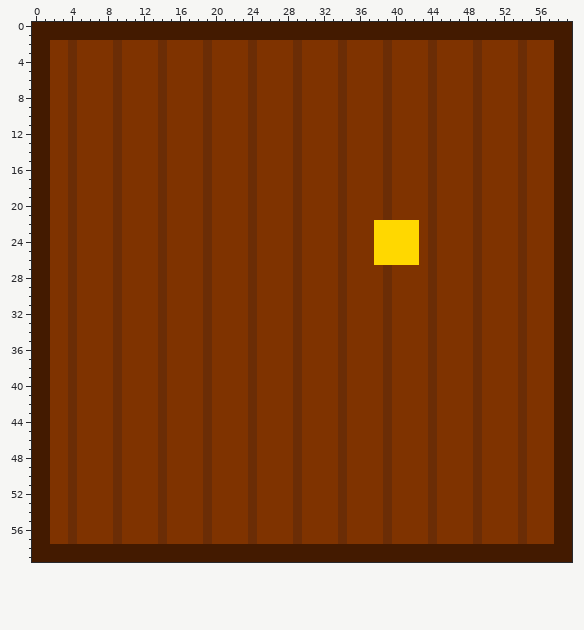
A pixel-art sprite gets an edit: Images/door.png. Above is the file before it was changed.
The file is 60x60 pixels.
After:
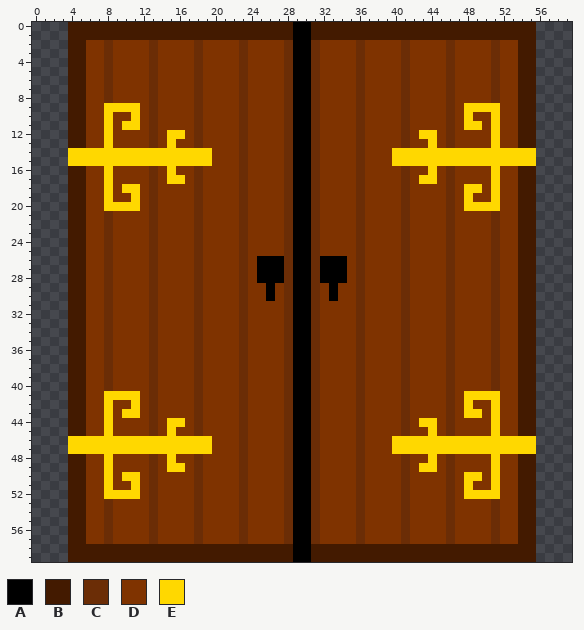
Palette (. is transparent): A #000000  B #431a00  C #6b2d06  D #7f3300  E #ffd800
From old to new:
Changed rows in their new state; - is an unchanged pixel.
first column x 0:
 0 ....-------------------------AA-------------------------....
 1 ....-------------------------AA-------------------------....
 2 ....BB--CD---CD---CD---CD---CAAC--D-C--D-C--D-C--D-C--BB....
 3 ....BB--CD---CD---CD---CD---CAAC--D-C--D-C--D-C--D-C--BB....
 4 ....BB--CD---CD---CD---CD---CAAC--D-C--D-C--D-C--D-C--BB....
 5 ....BB--CD---CD---CD---CD---CAAC--D-C--D-C--D-C--D-C--BB....
 6 ....BB--CD---CD---CD---CD---CAAC--D-C--D-C--D-C--D-C--BB....
 7 ....BB--CD---CD---CD---CD---CAAC--D-C--D-C--D-C--D-C--BB....
 8 ....BB--CD---CD---CD---CD---CAAC--D-C--D-C--D-C--D-C--BB....
 9 ....BB--EEEE-CD---CD---CD---CAAC--D-C--D-C--D-C-EEEE--BB....
10 ....BB--ED-E-CD---CD---CD---CAAC--D-C--D-C--D-C-ED-E--BB....
11 ....BB--EDEE-CD---CD---CD---CAAC--D-C--D-C--D-C-EE-E--BB....
12 ....BB--ED---CDEE-CD---CD---CAAC--D-C--D-C-EE-C--D-E--BB....
13 ....BB--ED---CDE--CD---CD---CAAC--D-C--D-C--E-C--D-E--BB....
14 ....EEEEEEEEEEEEEEEE---CD---CAAC--D-C--DEEEEEEEEEEEEEEEE....
15 ....EEEEEEEEEEEEEEEE---CD---CAAC--D-C--DEEEEEEEEEEEEEEEE....
16 ....BB--ED---CDE--CD---CD---CAAC--D-C--D-C--E-C--D-E--BB....
17 ....BB--ED---CDEE-CD---CD---CAAC--D-C--D-C-EE-C--D-E--BB....
18 ....BB--EDEE-CD---CD---CD---CAAC--D-C--D-C--D-C-EE-E--BB....
19 ....BB--ED-E-CD---CD---CD---CAAC--D-C--D-C--D-C-ED-E--BB....
20 ....BB--EEEE-CD---CD---CD---CAAC--D-C--D-C--D-C-EEEE--BB....
21 ....BB--CD---CD---CD---CD---CAAC--D-C--D-C--D-C--D-C--BB....
22 ....BB--CD---CD---CD---CD---CAAC--D-C-DDDCD-D-C--D-C--BB....
23 ....BB--CD---CD---CD---CD---CAAC--D-C-DDDCD-D-C--D-C--BB....
24 ....BB--CD---CD---CD---CD---CAAC--D-C-DDDCD-D-C--D-C--BB....
25 ....BB--CD---CD---CD---CD---CAAC--D-C-DDDCD-D-C--D-C--BB....
26 ....BB--CD---CD---CD---CDAAACAACAAA-C-DDDCD-D-C--D-C--BB....
27 ....BB--CD---CD---CD---CDAAACAACAAA-C--D-C--D-C--D-C--BB....
28 ....BB--CD---CD---CD---CDAAACAACAAA-C--D-C--D-C--D-C--BB....
29 ....BB--CD---CD---CD---CD-A-CAAC-AD-C--D-C--D-C--D-C--BB....
30 ....BB--CD---CD---CD---CD-A-CAAC-AD-C--D-C--D-C--D-C--BB....
31 ....BB--CD---CD---CD---CD---CAAC--D-C--D-C--D-C--D-C--BB....
32 ....BB--CD---CD---CD---CD---CAAC--D-C--D-C--D-C--D-C--BB....
33 ....BB--CD---CD---CD---CD---CAAC--D-C--D-C--D-C--D-C--BB....
34 ....BB--CD---CD---CD---CD---CAAC--D-C--D-C--D-C--D-C--BB....
35 ....BB--CD---CD---CD---CD---CAAC--D-C--D-C--D-C--D-C--BB....
36 ....BB--CD---CD---CD---CD---CAAC--D-C--D-C--D-C--D-C--BB....
37 ....BB--CD---CD---CD---CD---CAAC--D-C--D-C--D-C--D-C--BB....
38 ....BB--CD---CD---CD---CD---CAAC--D-C--D-C--D-C--D-C--BB....
39 ....BB--CD---CD---CD---CD---CAAC--D-C--D-C--D-C--D-C--BB....
40 ....BB--CD---CD---CD---CD---CAAC--D-C--D-C--D-C--D-C--BB....
41 ....BB--EEEE-CD---CD---CD---CAAC--D-C--D-C--D-C-EEEE--BB....
42 ....BB--ED-E-CD---CD---CD---CAAC--D-C--D-C--D-C-ED-E--BB....
43 ....BB--EDEE-CD---CD---CD---CAAC--D-C--D-C--D-C-EE-E--BB....
44 ....BB--ED---CDEE-CD---CD---CAAC--D-C--D-C-EE-C--D-E--BB....
45 ....BB--ED---CDE--CD---CD---CAAC--D-C--D-C--E-C--D-E--BB....
46 ....EEEEEEEEEEEEEEEE---CD---CAAC--D-C--DEEEEEEEEEEEEEEEE....
47 ....EEEEEEEEEEEEEEEE---CD---CAAC--D-C--DEEEEEEEEEEEEEEEE....
48 ....BB--ED---CDE--CD---CD---CAAC--D-C--D-C--E-C--D-E--BB....
49 ....BB--ED---CDEE-CD---CD---CAAC--D-C--D-C-EE-C--D-E--BB....
50 ....BB--EDEE-CD---CD---CD---CAAC--D-C--D-C--D-C-EE-E--BB....
51 ....BB--ED-E-CD---CD---CD---CAAC--D-C--D-C--D-C-ED-E--BB....
52 ....BB--EEEE-CD---CD---CD---CAAC--D-C--D-C--D-C-EEEE--BB....
53 ....BB--CD---CD---CD---CD---CAAC--D-C--D-C--D-C--D-C--BB....
54 ....BB--CD---CD---CD---CD---CAAC--D-C--D-C--D-C--D-C--BB....
55 ....BB--CD---CD---CD---CD---CAAC--D-C--D-C--D-C--D-C--BB....
56 ....BB--CD---CD---CD---CD---CAAC--D-C--D-C--D-C--D-C--BB....
57 ....BB--CD---CD---CD---CD---CAAC--D-C--D-C--D-C--D-C--BB....
58 ....-------------------------AA-------------------------....
59 ....-------------------------AA-------------------------....
Pixel boxes of the changes (left, top, right, bottom) in both pictures:
changed: (32, 22, 572, 562)
